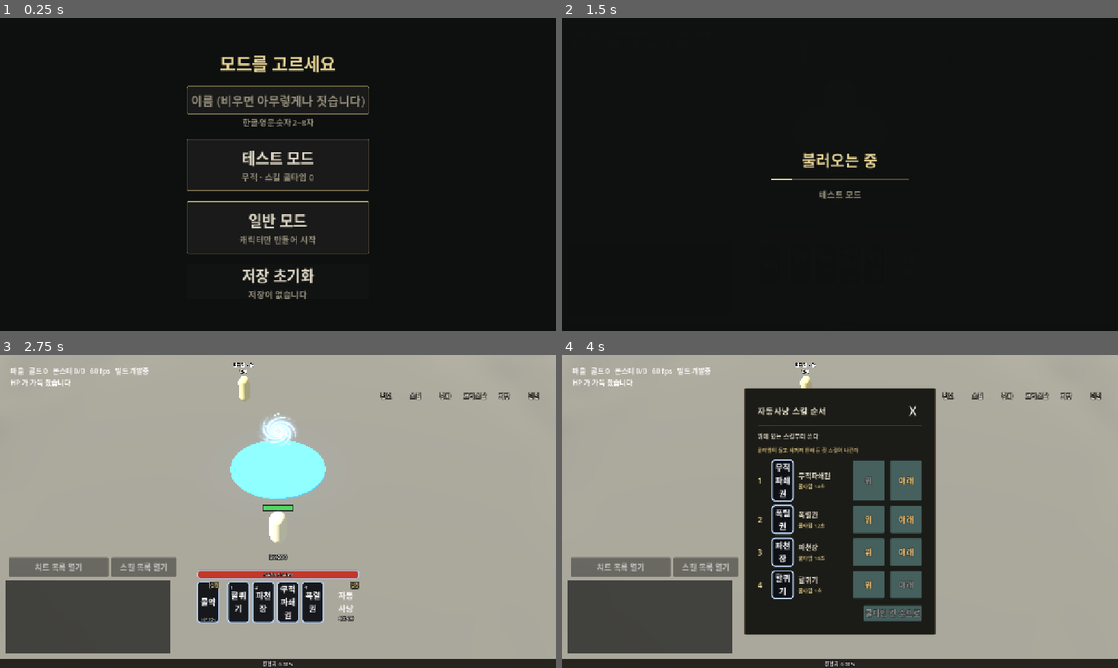
Above: before the commit, frames 1-4 (two rows, left to right).
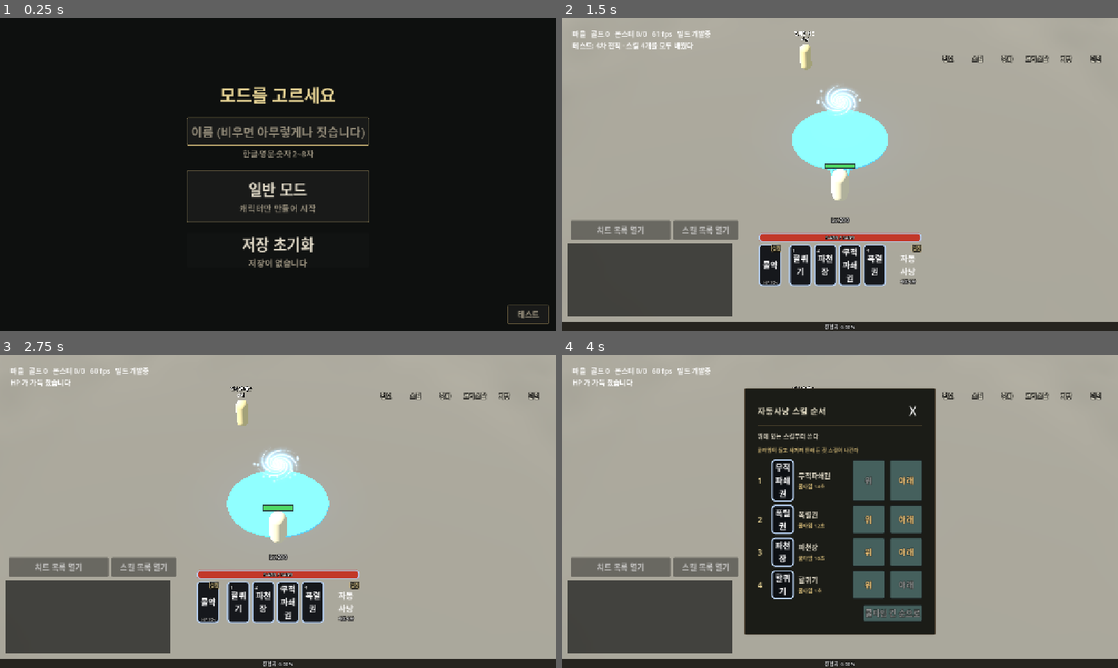
Above: after the commit, the same moments.

Repository: gogoalswo/MMORPG
Game: Godot game, scene res://start.tscn
Same seed, same stepped clock (60 frames per second), same inputs: the game is played once before the commit and once after it.
Inputs (mouse positions are in pixels of both pictures, inside the frame that each line leads up to):
- Up to frame 1 (0.25 s): no input
- Up to frame 2 (1.5 s): click (1090, 315) at 0.5 s, where only the run after the commit has a clickable "테스트"; click (840, 165) at 1.27 s
- Up to frame 3 (2.75 s): click (205, 602) at 2 s
- Up to frame 4 (4 s): click "설정" at 2.75 s; click "설정" at 3.5 s

The runs differ from the first frame. In frame 1, 5.9% of the frame differs, in the area x 33-99%, y 11-98%; in frame 2, 96%, in the area x 0-100%, y 0-100%; in frame 3, 4.3%; in frame 4, 0.1%.

Commit message:
시작 화면: 테스트 모드는 오른쪽 아래 구석 단추로만 들어간다
가운데 열의 테스트 모드 단추를 없애고, 앵커로 구석에 붙인 작은 "테스트" 단추로 옮겼다.

Co-Authored-By: Claude Opus 5.5 <noreply@anthropic.com>
Claude-Session: https://claude.ai/code/session_01FfDrJDSog39G5Q4qut34JG

Diff:
--- a/godot/game/start_screen.gd
+++ b/godot/game/start_screen.gd
@@ -1,6 +1,7 @@
 extends Control
 
 ## 게임을 켜면 처음 뜨는 화면 — **테스트 모드 / 일반 모드** 를 고른다 (2026-09-25 요청).
+## 테스트 모드는 오른쪽 아래 구석 단추로만 들어간다 (2026-09-29, `_corner_test_button`).
 ## 고르면 `PlayMode.current` 에 적고 로딩 막(`loading_screen.gd`)을 덮은 채 `main.tscn` 으로
 ## 넘어간다. 무적·쿨타임을 켜는 건
 ## 게임 쪽(`game.gd` 의 `_apply_play_mode`)이 한다 — 여기는 고르기만 한다.
@@ -60,8 +61,6 @@
 	column.add_child(title)
 
 	column.add_child(_name_row())
-	test_button = _mode_button("테스트 모드", "무적 · 스킬 쿨타임 0", PlayMode.TEST)
-	column.add_child(test_button)
 	normal_button = _mode_button("일반 모드", "캐릭터만 만들어 시작", PlayMode.NORMAL)
 	column.add_child(normal_button)
 	reset_button = _mode_button("저장 초기화", "", "")
@@ -71,6 +70,31 @@
 	_reset_note = reset_button.get_child(0).get_child(1)
 	column.add_child(reset_button)
 	_show_reset(false)
+	add_child(_corner_test_button())
+
+
+## **테스트 모드는 오른쪽 아래 구석의 작은 단추로만 들어간다** (2026-09-29 요청: "오른쪽 아래
+## 버튼 눌러야 테스트 모드 들어가도록 변경하고, 현재 보이는 테스트 모드 버튼은 제거해").
+## 가운데 열에는 일반 모드만 남는다. 해상도가 바뀌어도 구석에 붙도록 앵커로 자리를 잡는다
+func _corner_test_button() -> Button:
+	test_button = Button.new()
+	test_button.text = "테스트"
+	test_button.custom_minimum_size = Vector2(96, 44)
+	test_button.set_anchors_and_offsets_preset(Control.PRESET_BOTTOM_RIGHT, Control.PRESET_MODE_MINSIZE, 16)
+	test_button.grow_horizontal = Control.GROW_DIRECTION_BEGIN
+	test_button.grow_vertical = Control.GROW_DIRECTION_BEGIN
+	test_button.add_theme_font_size_override("font_size", 18)
+	test_button.add_theme_color_override("font_color", DIM)
+	test_button.add_theme_color_override("font_hover_color", TEXT)
+	for state in ["normal", "hover", "pressed", "focus"]:
+		var box := StyleBoxFlat.new()
+		box.bg_color = PANEL if state != "pressed" else PANEL.lightened(0.08)
+		box.border_color = GOLD_HI if state == "hover" else GOLD.darkened(0.4)
+		box.set_border_width_all(1)
+		box.set_corner_radius_all(3)
+		test_button.add_theme_stylebox_override(state, box)
+	test_button.pressed.connect(choose.bind(PlayMode.TEST))
+	return test_button
 
 
 ## 이름 줄 — 입력칸과 그 아래 알림 한 줄. 지난번 이름(저장)이 미리 채워진다
--- a/godot/tests/play_mode_test.gd
+++ b/godot/tests/play_mode_test.gd
@@ -32,6 +32,10 @@
 	await process_frame
 	if start.test_button == null or start.normal_button == null:
 		_fail("시작 화면에 모드 단추가 없다")
+	# 테스트 모드는 가운데 열이 아니라 오른쪽 아래 구석 단추로만 들어간다 (2026-09-29)
+	elif start.test_button.get_parent() != start \
+			or start.test_button.anchor_left != 1.0 or start.test_button.anchor_top != 1.0:
+		_fail("테스트 모드 단추가 오른쪽 아래 구석에 없다")
 	start.queue_free()
 	await _case_reset()
 
Not shown, changed: docs/features/play-mode.md
